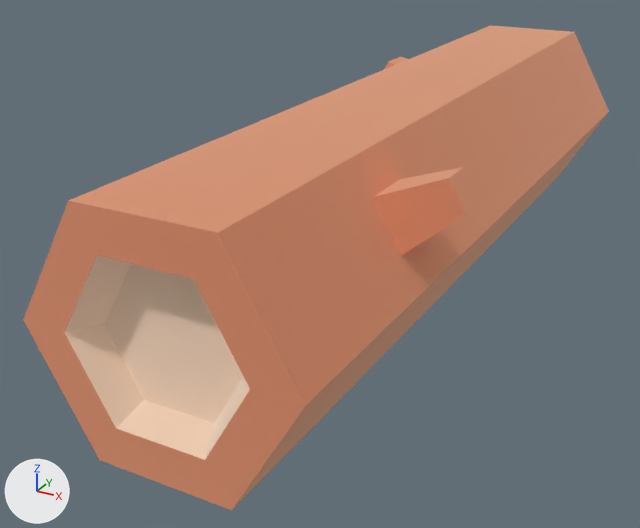
One commit to the glTF model addons/dot_map/props/log.glb: the scene before it, then after it.
Before and after are seen from a 50 mm camera at (0.295, -0.694, 0.288) aimed at (-0.051, -0.064, -0.027). The lights are fixed; the arrows at lower left show +X, +Y and +Z. The older version comes first. Where no turn or scale is listed for an object, it has been applied to the vertices.

Objects in the first picture: 'log'.
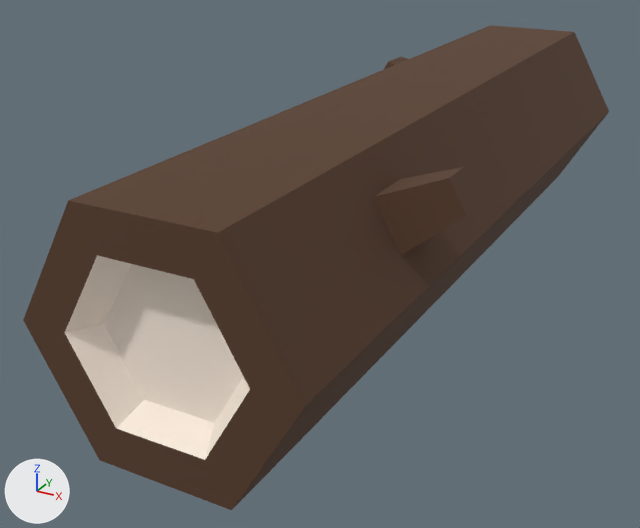
Scene script edits in JSON lines:
```json
{"op": "set", "path": "mat_woodbark.metallic", "old": "1.0", "new": "0.0"}
{"op": "set", "path": "mat_woodbark.base_color", "old": "(0.886, 0.514, 0.341)", "new": "(0.1, 0.047, 0.024)", "note": "beige #f2be9e -> brown #593d2b"}
{"op": "set", "path": "mat_woodinner.metallic", "old": "1.0", "new": "0.0"}
{"op": "remove", "block": "ob_tmpparent", "code": ["ob_tmpparent = bpy.data.objects.new('tmpParent', None)", "ob_tmpparent.location = (0.0, 0.0, 0.0)"]}
```

Location of each change, (x1, y1, x2, y2) in pixels of the pictures (640 x 528 px):
```json
{"object": "log", "change": "recoloured, surface changed", "before": [23, 25, 609, 510], "after": [23, 25, 609, 510], "on screen": "beige to brown"}
```
